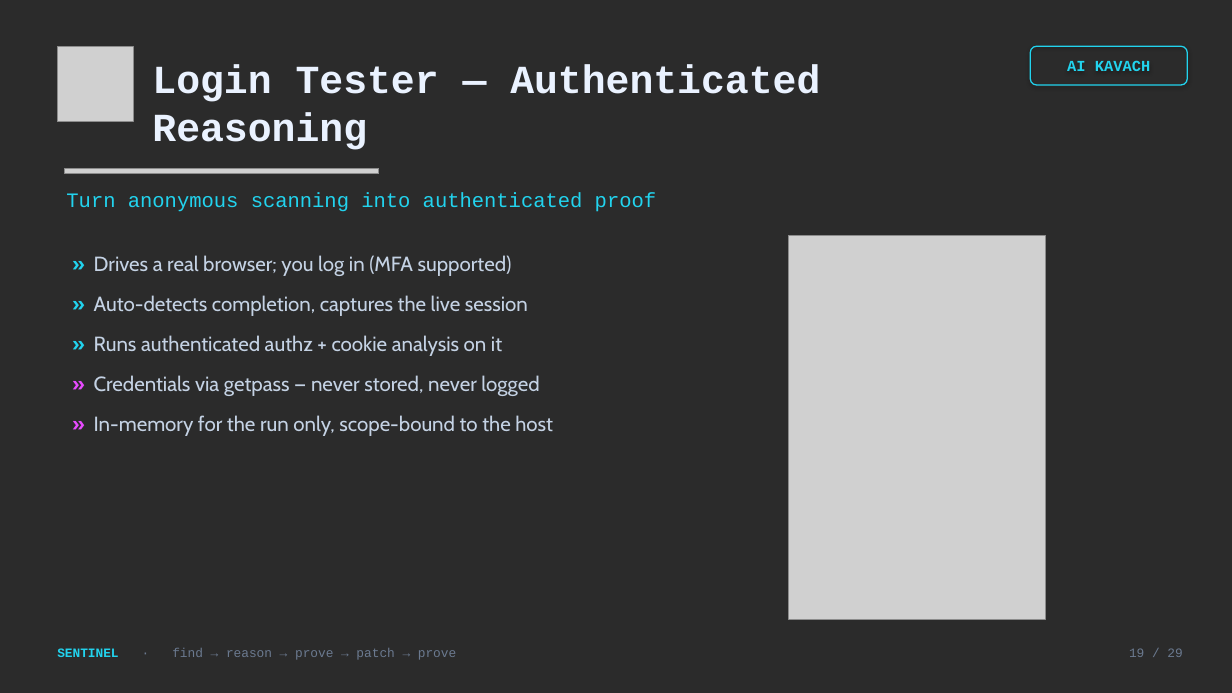
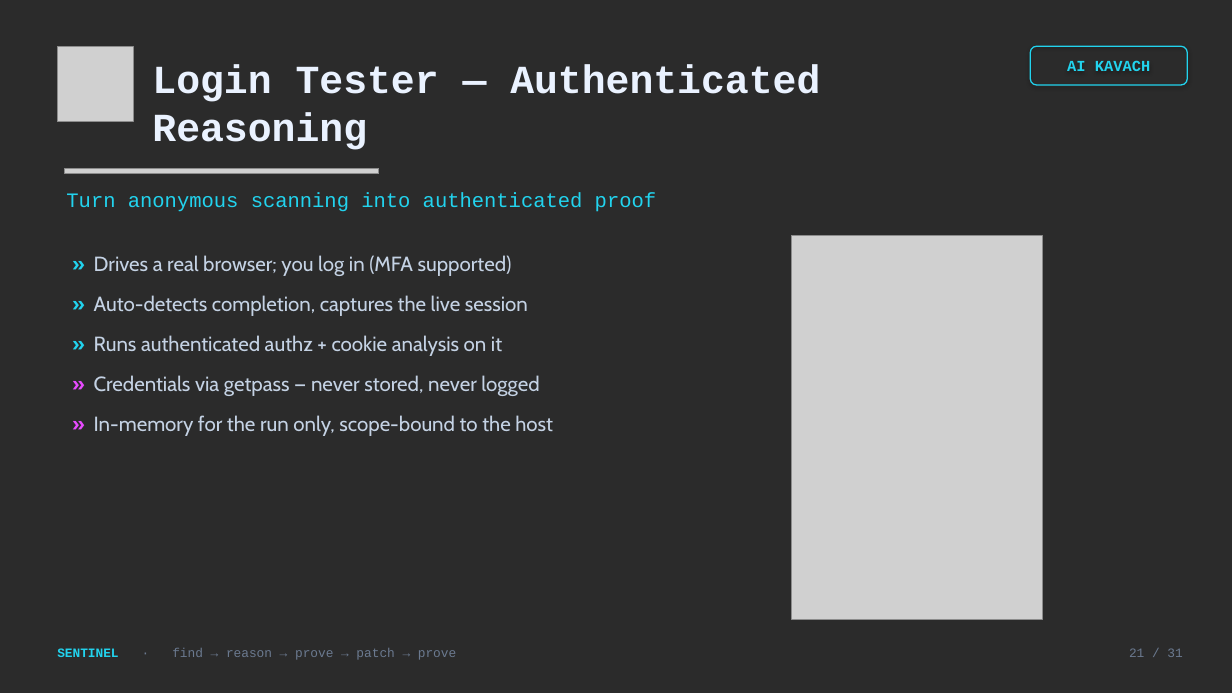
Before and after one commit to arjishnik-sketch/sentinel, a slide deck: slide 21 of deck/Sentinel_AI_Kavach.pptx (slide 19 before the commit). Drawn at 1232x693 pixels with LibreOffice and Linux fonts; fonts in the diff are those of the drawing; grey boxes stand for pictures; background and template pictures are left out; a plain dark background stands for a picture behind light text. Boxes give left, top, right and bottom in pixels: in the first picture for what was removed or moved away, otherwise in the second. Text is boxed around its words. In the diff, an @@ line names an element or a change of style, - is before the commit and + after.

```diff
--- a/deck/Sentinel_AI_Kavach.pptx
+++ b/deck/Sentinel_AI_Kavach.pptx
@@ picture: place and size @@
-picture at bbox=[788, 236, 1045, 619]
+picture at bbox=[792, 236, 1043, 619]
@@ text at bbox=[1129, 648, 1182, 657]: text changed @@
-19 / 29
+21 / 31
```
Also in this commit, not shown: 25 other slides changed, 2 slides added, 22 other files.
